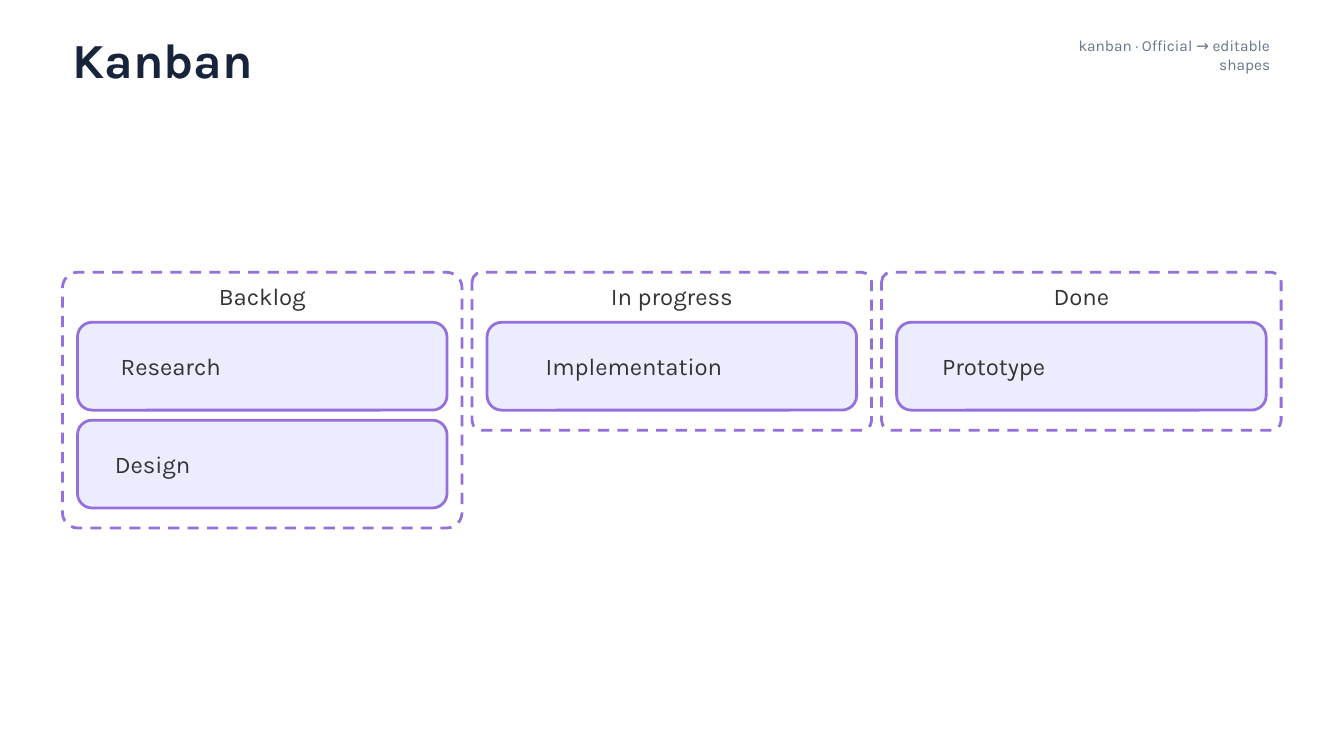
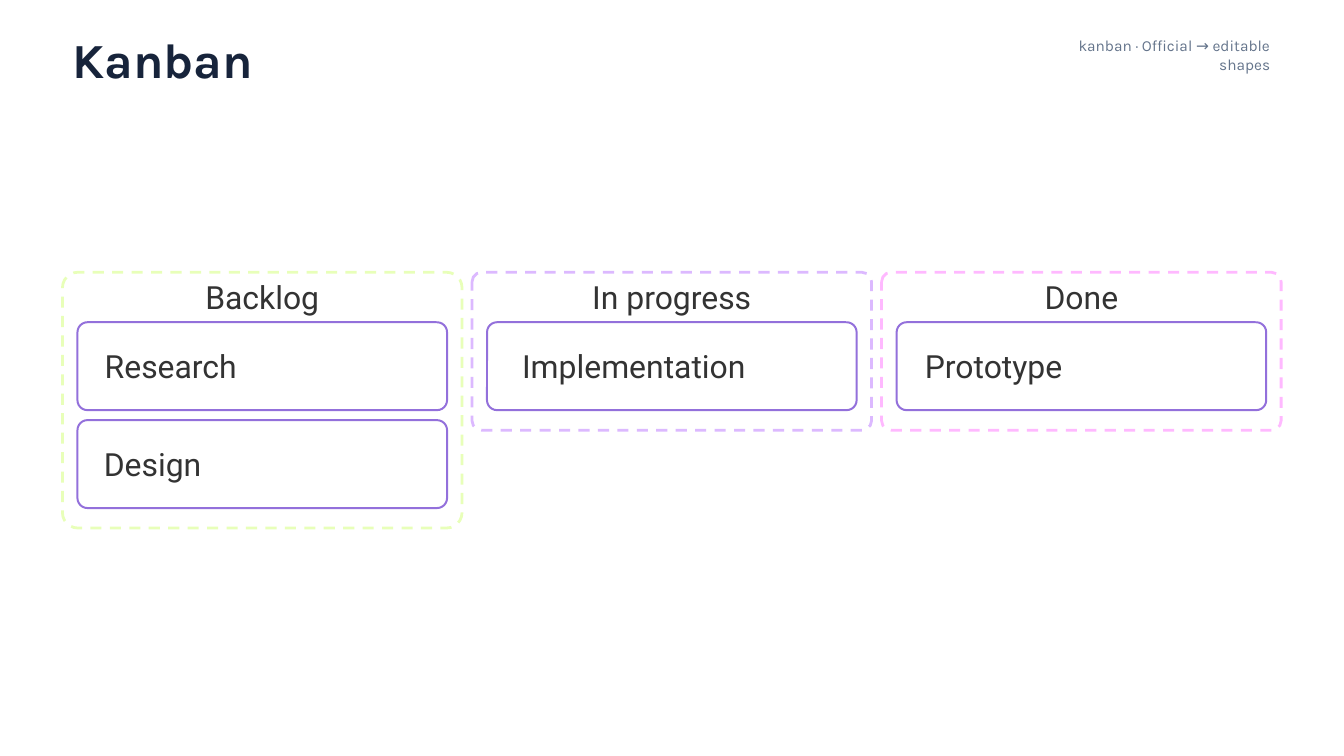
Before and after one commit to sci-gen/diagram-pptx, a slide deck: slide 21 of examples/mermaid-syntax/mermaid-11.16-gallery.pptx. Drawn at 1344x756 pixels with LibreOffice and Linux fonts; fonts in the diff are those of the drawing. Boxes give left, top, right and bottom in pixels: in the first picture for what was removed or moved away, otherwise in the second. Text is boxed around its words. In the diff, an @@ line names an element or a change of style, - is before the commit and + after.

```diff
--- a/examples/mermaid-syntax/mermaid-11.16-gallery.pptx
+++ b/examples/mermaid-syntax/mermaid-11.16-gallery.pptx
@@ rounded rectangle at (63,272,462,528): outline #9370DB 2 pt dashed to #E8FFB9 2 pt dashed @@
@@ rounded rectangle at (472,272,871,431): outline #9370DB 2 pt dashed to #DCB9FF 2 pt dashed @@
@@ rounded rectangle at (882,272,1281,431): outline #9370DB 2 pt dashed to #FFB9FF 2 pt dashed @@
@@ fill #ECECFF to #FFFFFF; outline #9370DB 2 pt to #9370DB 1.43 pt; proportions changed in 4 elements at (78,323,448,410), (78,420,448,508), (487,323,857,410), (896,323,1266,410) @@
@@ size 17.1 to 22.8 pt, font Karla to Roboto in 7 elements at (925,355,1062,385), (205,285,319,316), (592,286,751,316), (1045,286,1119,310), (105,354,237,379), (104,453,202,483), (522,354,745,385) @@
```
Also in this commit, not shown: 26 other slides changed, 35 other files.
